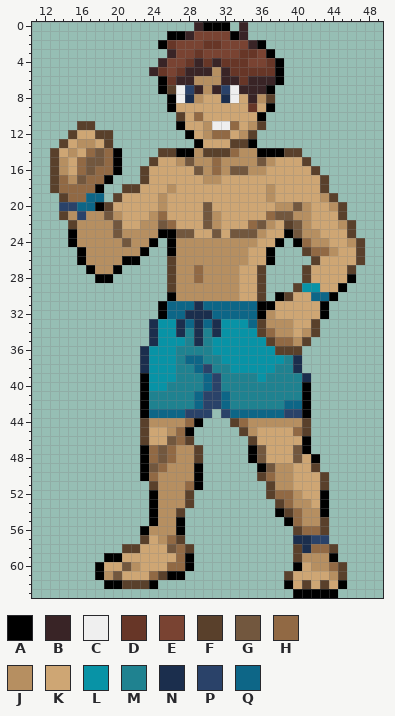
Two versions of one pixel-art sprite, graphics/trainers/front_pics/leader_kai.png. Above: the version before the commit.
The file is 64x64 pixels. Shown: x 11..49, y 0..63.
Palette (. is transparent): A #000000  B #392426  C #efefef  D #673627  E #794332  F #59402b  G #72573e  H #916944  J #b68f61  K #cea674  L #0893a6  M #1f8290  N #1b2e4d  P #2a4269  Q #0d6687
Now the later version:
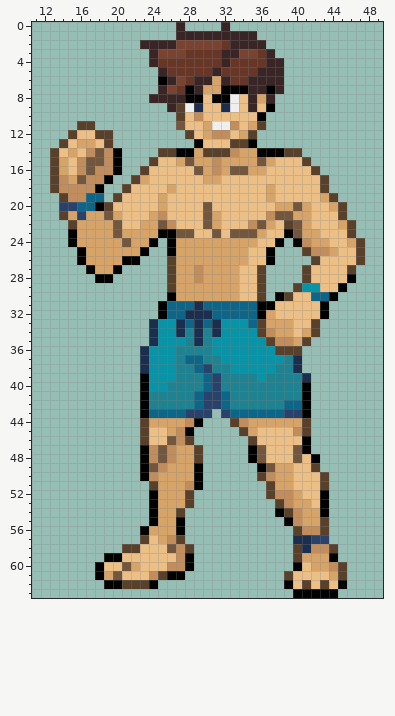
Changes in this commit:
{"colour":"H","old":"#916944","new":"#c28d5c"}
{"colour":"J","old":"#b68f61","new":"#d6a368"}
{"colour":"K","old":"#cea674","new":"#ecbf87"}
{"y":0,"x":27,"old":".","new":"B"}
{"y":0,"x":29,"old":"BAAA","new":"...B"}
{"y":0,"x":34,"old":"B","new":"."}
{"y":1,"x":26,"old":"AA","new":".B"}
{"y":1,"x":29,"old":"EEEEA","new":"BBBBB"}
{"y":1,"x":35,"old":".","new":"B"}
{"y":2,"x":23,"old":"..AD","new":"BBBB"}
{"y":2,"x":30,"old":"DDEEE","new":"EEDBB"}
{"y":2,"x":36,"old":"A","new":"B"}
{"y":3,"x":24,"old":"..B","new":"BEE"}
{"y":3,"x":28,"old":"E","new":"D"}
{"y":3,"x":30,"old":"EEEEDDEA","new":"DDBBEEDB"}
{"y":4,"x":24,"old":".BEE","new":"BDDD"}
{"y":4,"x":29,"old":"B","new":"D"}
{"y":4,"x":31,"old":"BD","new":"DB"}
{"y":4,"x":35,"old":"EEDA","new":"DDBB"}
{"y":5,"x":24,"old":"BDE","new":".BD"}
{"y":5,"x":28,"old":"BBBJB","new":"DDDBD"}
{"y":5,"x":36,"old":"DDA","new":"BBB"}
{"y":6,"x":26,"old":"DBBJJ","new":"BEDBB"}
{"y":6,"x":33,"old":"B","new":"D"}
{"y":6,"x":38,"old":"A","new":"B"}
{"y":7,"x":25,"old":"AFCP","new":"BEDA"}
{"y":7,"x":31,"old":"BPCB","new":"JAAA"}
{"y":7,"x":38,"old":".","new":"B"}
{"y":8,"x":24,"old":"..ACNJ","new":"BBBBAA"}
{"y":8,"x":31,"old":"KN","new":"AA"}
{"y":8,"x":37,"old":"F","new":"B"}
{"y":9,"x":26,"old":"AKKK","new":"BFCN"}
{"y":9,"x":32,"old":"KK","new":"NC"}
{"y":9,"x":35,"old":"D","new":"B"}
{"y":11,"x":27,"old":"A","new":"G"}
{"y":12,"x":28,"old":"A","new":"F"}
{"y":17,"x":22,"old":".F","new":"FJ"}
{"y":18,"x":22,"old":"F","new":"K"}
{"label":"changed","picture_box":[59,22,356,346]}
{"label":"changed","picture_box":[104,418,194,580]}
{"label":"changed","picture_box":[239,418,338,589]}
